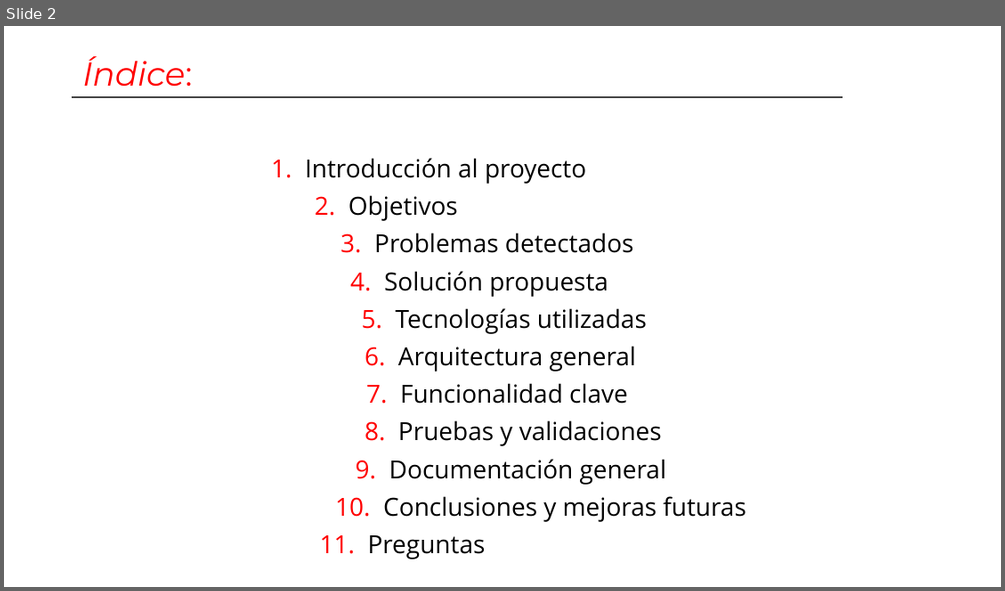
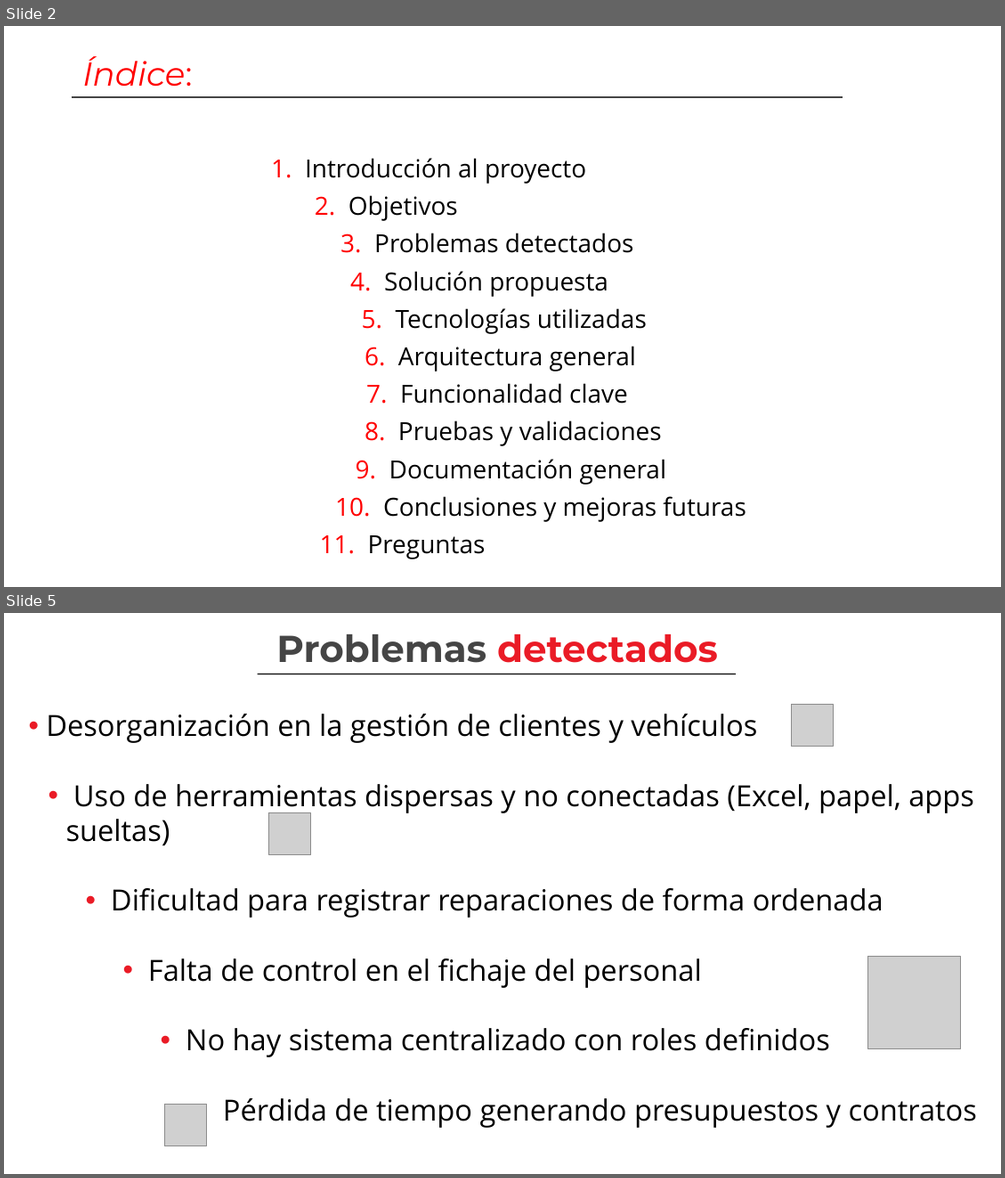
Before and after one commit to AlvaroGT17/PFDG, a slide deck: Documentacion/Presentacion power point/ReyBoxes - Sistema de Gestión de Taller Mecánico.pptx. Shown one above the other, each under a label of ours: slide 2 before the commit, slides 2 and 5 after it; the slides between them are not shown. The pictures are 1005x591 and 1005x1178 pixels, drawn with LibreOffice and Linux fonts; fonts in the diff are those of the drawing; grey boxes stand for pictures; background and template pictures are left out. Boxes give left, top, right and bottom in pixels: in the first picture for what was removed or moved away, otherwise in the second. Text is boxed around its words. In the diff, an @@ line names an element or a change of style, - is before the commit and + after.

```diff
--- a/Documentacion/Presentacion power point/ReyBoxes - Sistema de Gestión de Taller Mecánico.pptx
+++ b/Documentacion/Presentacion power point/ReyBoxes - Sistema de Gestión de Taller Mecánico.pptx
@@ slide 5 added at box(4, 613, 1001, 1174), background picture (left out) @@
@@ text added at box(276, 634, 718, 663), 36 pt, text #EA1B26, bold @@
+Problemas detectados
@@ line added from (258, 674) to (736, 674), #000000 1 pt @@
@@ text added at box(46, 714, 977, 1127), 28 pt, text #000000 @@
+• Desorganización en la gestión de clientes y vehículos
+  • Uso de herramientas dispersas y no conectadas (Excel, papel, apps sueltas)
+    • Dificultad para registrar reparaciones de forma ordenada
+      • Falta de control en el fichaje del personal
+        • No hay sistema centralizado con roles definidos
+          • Pérdida de tiempo generando presupuestos y contratos
@@ picture added at box(792, 704, 834, 747) @@
@@ picture added at box(268, 812, 311, 855) @@
@@ picture added at box(867, 956, 961, 1048) @@
@@ picture added at box(164, 1103, 207, 1146) @@
```
Also in this commit, not shown: 6 other slides added, 24 other files.
